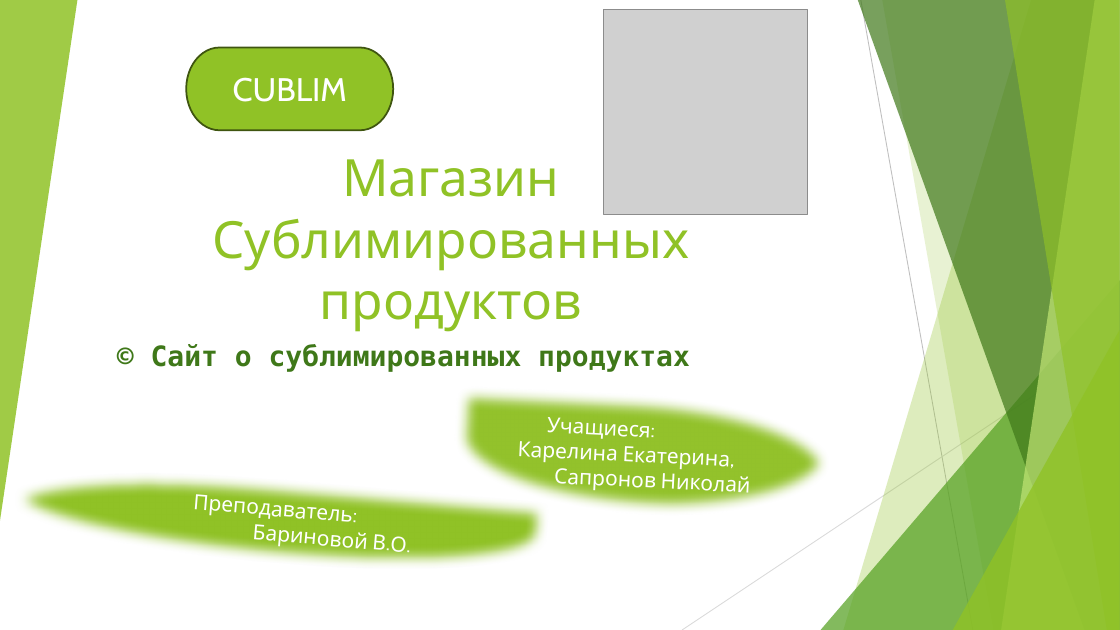
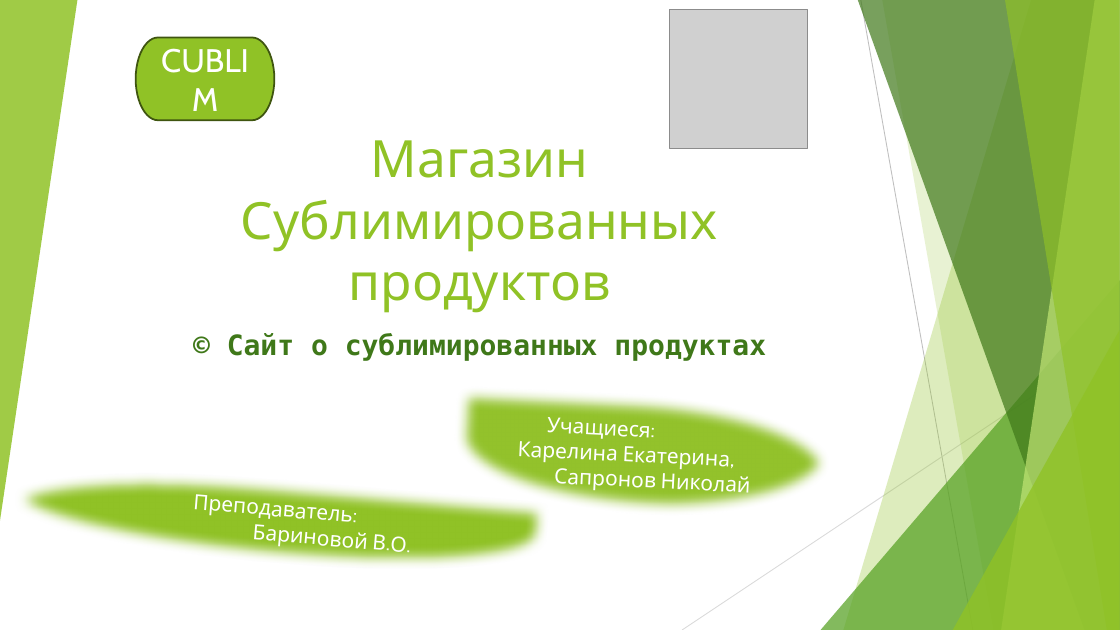
Before and after one commit to Sapronov-Nikolay/sublim, a slide deck: slide 1 of Магазин Сублимированных продуктов.pptx. Drawn at 1120x630 pixels with LibreOffice and Linux fonts; fonts in the diff are those of the drawing; grey boxes stand for pictures. Boxes give left, top, right and bottom in pixels: in the first picture for what was removed or moved away, otherwise in the second. Text is boxed around its words. In the diff, an @@ line names an element or a change of style, - is before the commit and + after.

Commit message:
ОТЛАДИЛ ВКЛАДКУ МАГАЗИНЕ Визуальное оформление

```diff
--- a/Магазин Сублимированных продуктов.pptx
+++ b/Магазин Сублимированных продуктов.pptx
@@ picture: place and size @@
-picture at [603,9,808,214]
+picture at [670,9,808,148]
@@ pill shape "CUBLIM": place and size @@
-pill shape "CUBLIM" at [187,48,393,131]
+pill shape "CUBLIM" at [136,38,275,121]
@@ title "Магазин Сублимированных продуктов": place and size @@
-title "Магазин Сублимированных продуктов" at [212,159,689,332]
+title "Магазин Сублимированных продуктов" at [241,140,718,313]
@@ subtitle "© Сайт о сублимированных продуктах": place and size @@
-subtitle "© Сайт о сублимированных продуктах" at [151,344,690,372]
+subtitle "© Сайт о сублимированных продуктах" at [227,333,766,361]
```
Also in this commit, not shown: 3 other files.
